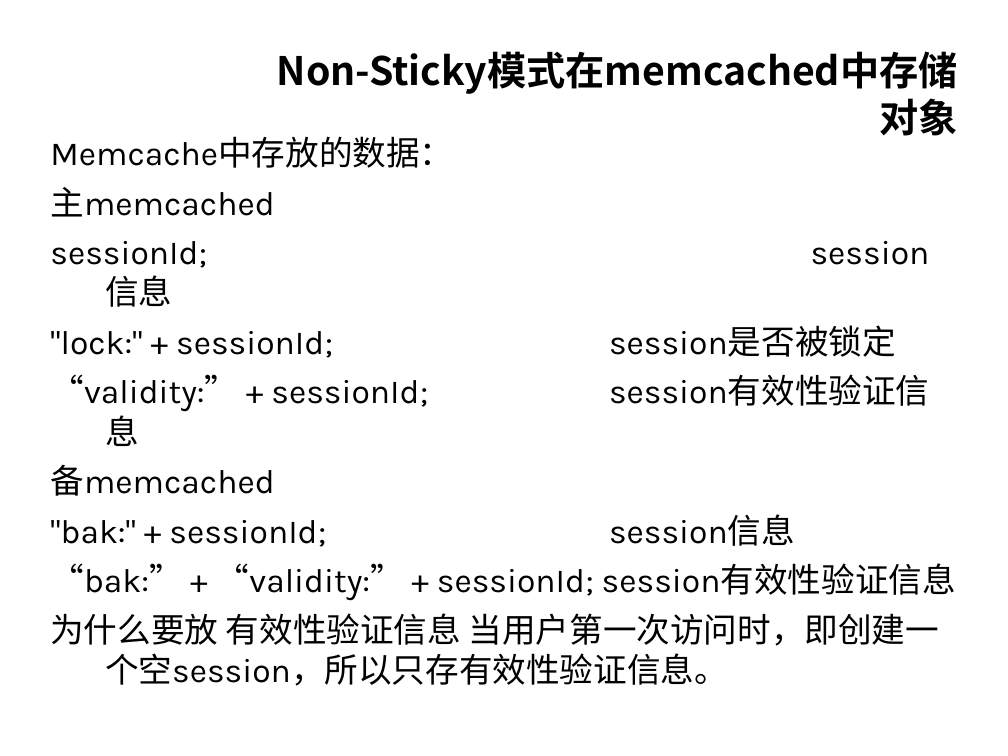
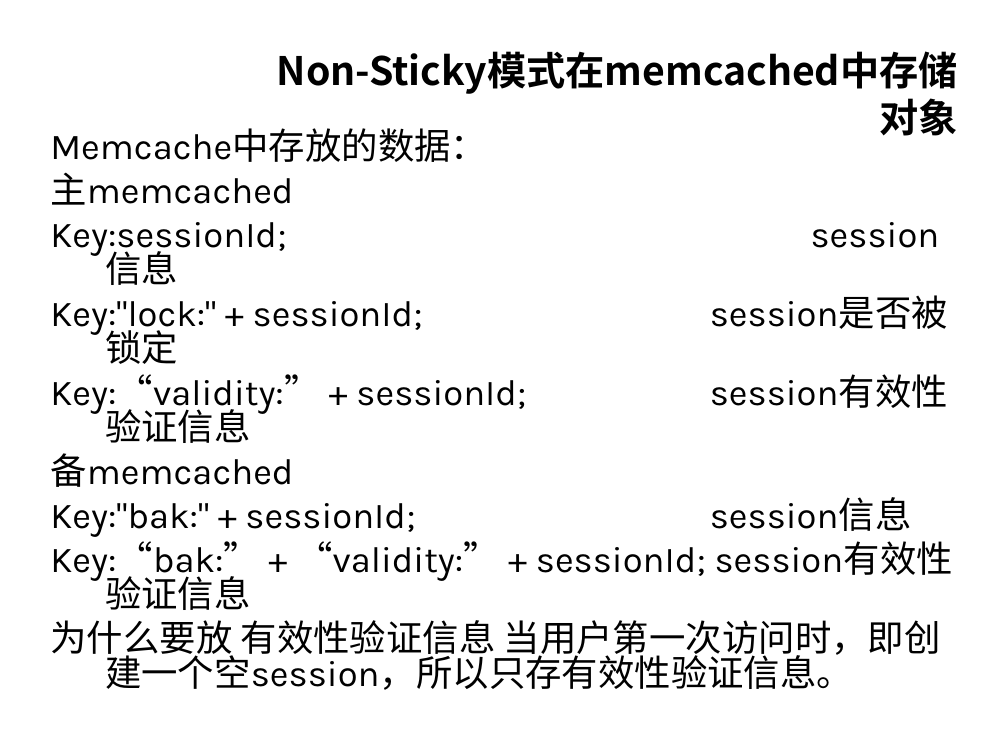
Before and after one commit to fusioncop/tomcat-session-mem, a slide deck: slide 14 of cache/WebRoot/doc/ppt/系统安全管理.ppt. Drawn at 1008x756 pixels with LibreOffice and Linux fonts; fonts in the diff are those of the drawing; background and template pictures are left out. Boxes give left, top, right and bottom in pixels: in the first picture for what was removed or moved away, otherwise in the second. Text is boxed around its words. In the diff, an @@ line names an element or a change of style, - is before the commit and + after.

```diff
--- a/cache/WebRoot/doc/ppt/系统安全管理.ppt
+++ b/cache/WebRoot/doc/ppt/系统安全管理.ppt
@@ text at box(50, 128, 941, 690): size 24.1 to 26 pt in "Memcache中存放的数据：", "主memcached", "备memcached", "为什么要放 有效性验证信息 当用户第一次访问时，即创建一个空session，所以只存有效性验证信息。"; line spacing 1 to 0.8 @@
@@ text at box(50, 222, 526, 414): text changed; size 24.1 to 26 pt @@
-sessionId; session信息
-"lock:" + sessionId; session是否被锁定
-“validity:” + sessionId; session有效性验证信息
+Key:sessionId; session信息
+Key:"lock:" + sessionId; session是否被锁定
+Key:“validity:” + sessionId; session有效性验证信息
@@ text at box(50, 497, 912, 581): text changed; size 24.1 to 26 pt @@
-"bak:" + sessionId; session信息
-“bak:” + “validity:” + sessionId; session有效性验证信息
+Key:"bak:" + sessionId; session信息
+Key:“bak:” + “validity:” + sessionId; session有效性验证信息
```
Also in this commit, not shown: 2 other slides changed, 1 slide added, 2 slides removed, 2 other files.
